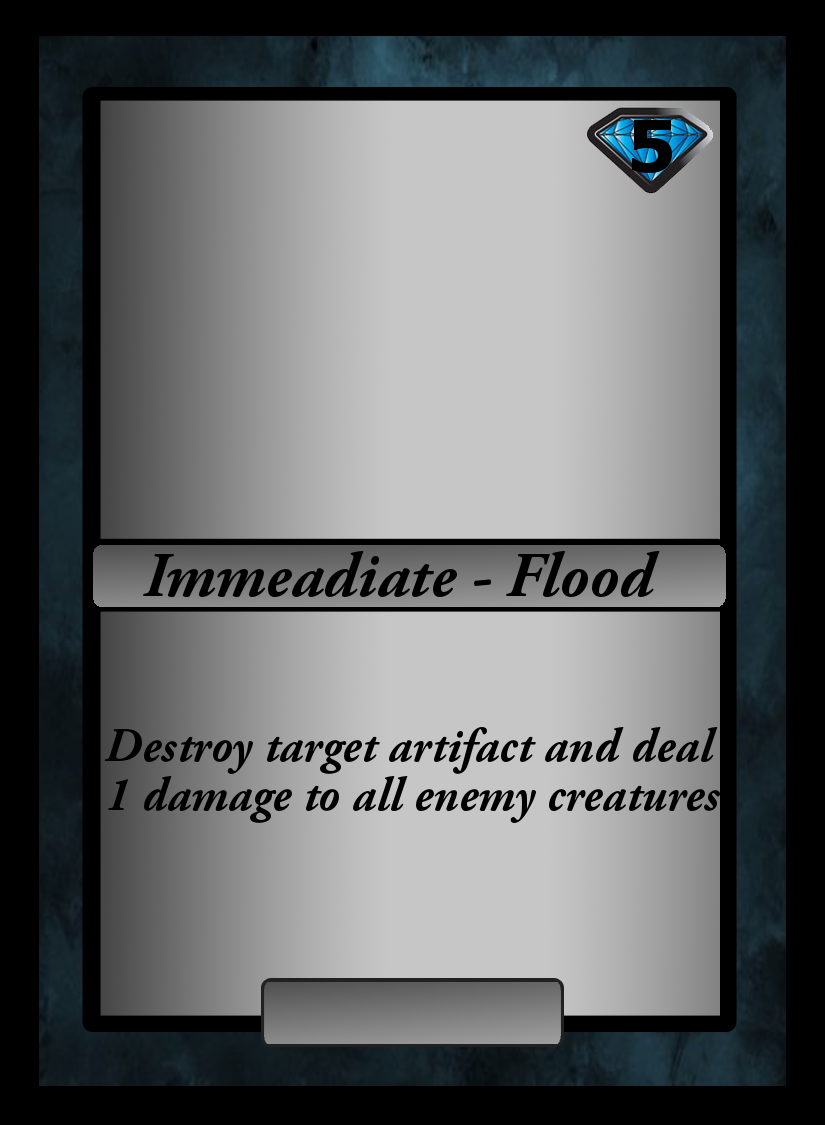
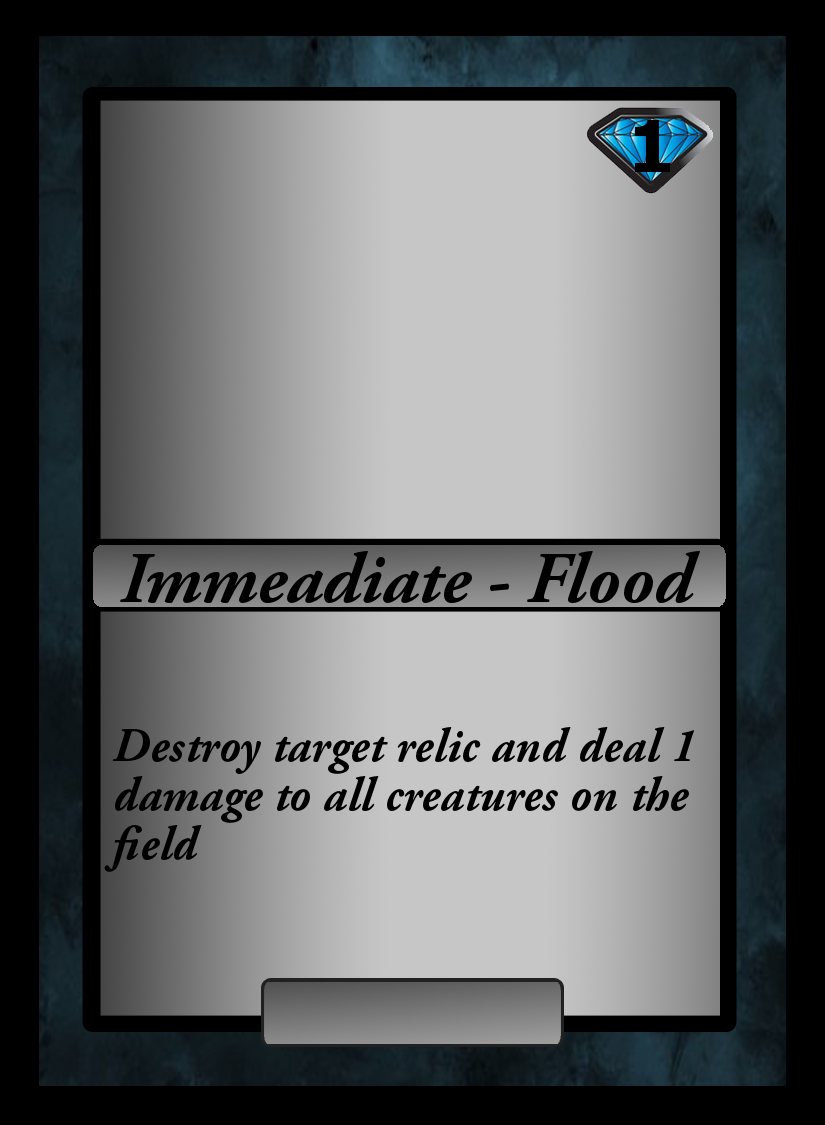
Layers edited between the first and the second 825x1125 image:
renamed "5" to "1", painted on it over [632,120,672,173]
painted on "Immeadiate - Flood" over [120,551,700,603]
painted on "..." over [104,727,720,872]
